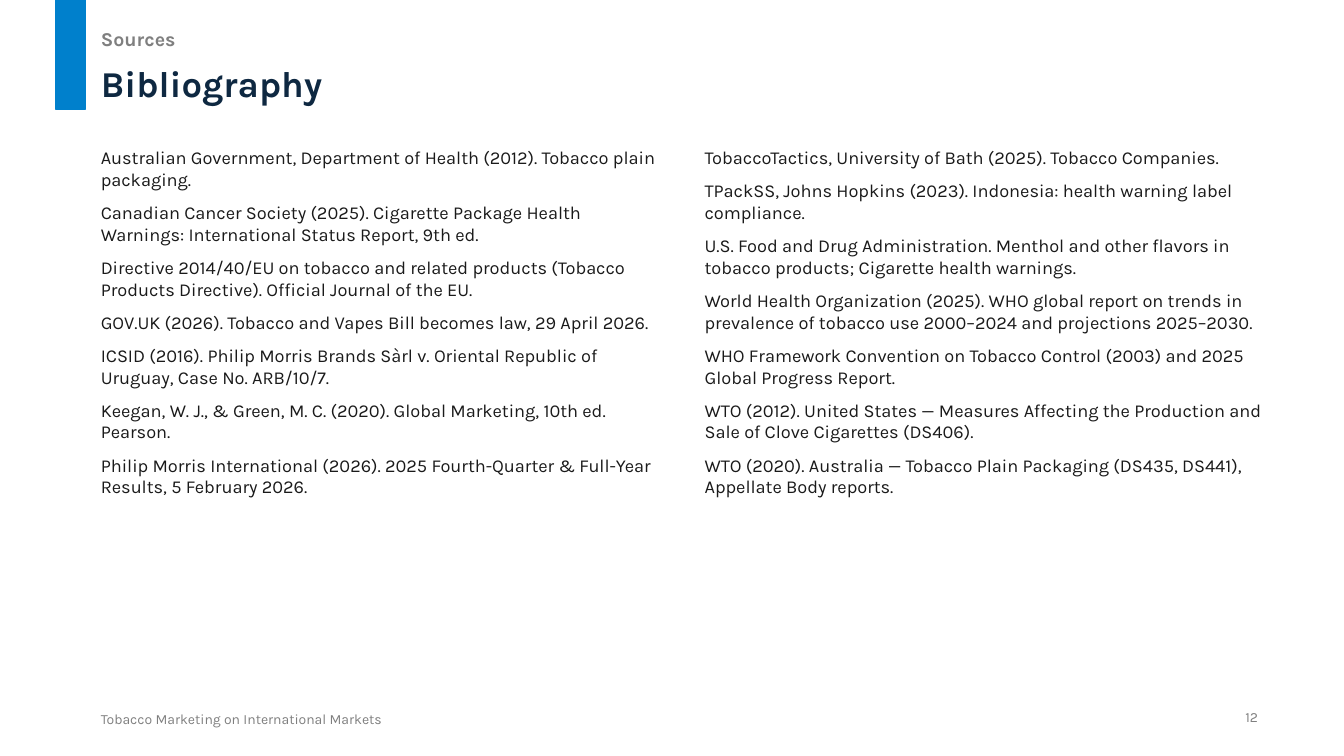
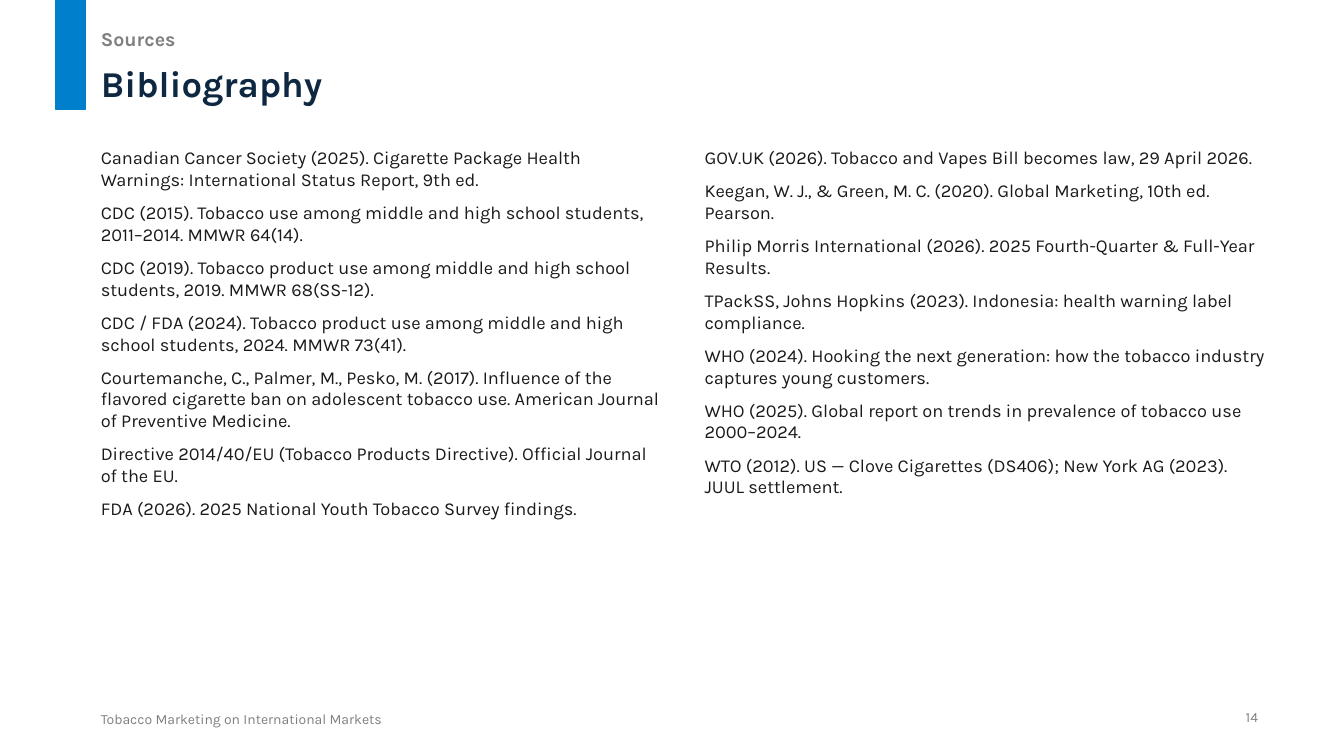
Before and after one commit to untitl333d/-frontend-slides, a slide deck: slide 14 of presentations/tobacco-marketing/Tobacco_Marketing_International_Markets.pptx (slide 12 before the commit). Drawn at 1344x756 pixels with LibreOffice and Linux fonts; fonts in the diff are those of the drawing. Boxes give left, top, right and bottom in pixels: in the first picture for what was removed or moved away, otherwise in the second. Text is boxed around its words. In the diff, an @@ line names an element or a change of style, - is before the commit and + after.

```diff
--- a/presentations/tobacco-marketing/Tobacco_Marketing_International_Markets.pptx
+++ b/presentations/tobacco-marketing/Tobacco_Marketing_International_Markets.pptx
@@ text at box(101, 151, 655, 191): paragraph removed @@
-Australian Government, Department of Health (2012). Tobacco plain packaging.
@@ text at box(705, 151, 1254, 275): text changed @@
-TobaccoTactics, University of Bath (2025). Tobacco Companies.
+GOV.UK (2026). Tobacco and Vapes Bill becomes law, 29 April 2026.
+Keegan, W. J., & Green, M. C. (2020). Global Marketing, 10th ed. Pearson.
+Philip Morris International (2026). 2025 Fourth-Quarter & Full-Year Results.
@@ text at box(101, 206, 659, 520): text changed @@
-Directive 2014/40/EU on tobacco and related products (Tobacco Products Directive). Official Journal of the EU.
-GOV.UK (2026). Tobacco and Vapes Bill becomes law, 29 April 2026.
-ICSID (2016). Philip Morris Brands Sàrl v. Oriental Republic of Uruguay, Case No. ARB/10/7.
-Keegan, W. J., & Green, M. C. (2020). Global Marketing, 10th ed. Pearson.
-Philip Morris International (2026). 2025 Fourth-Quarter & Full-Year Results, 5 February 2026.
+CDC (2015). Tobacco use among middle and high school students, 2011–2014. MMWR 64(14).
+CDC (2019). Tobacco product use among middle and high school students, 2019. MMWR 68(SS-12).
+CDC / FDA (2024). Tobacco product use among middle and high school students, 2024. MMWR 73(41).
+Courtemanche, C., Palmer, M., Pesko, M. (2017). Influence of the flavored cigarette ban on adolescent tobacco use. American Journal of Preventive Medicine.
+Directive 2014/40/EU (Tobacco Products Directive). Official Journal of the EU.
+FDA (2026). 2025 National Youth Tobacco Survey findings.
@@ text at box(705, 349, 1265, 494): text changed @@
-U.S. Food and Drug Administration. Menthol and other flavors in tobacco products; Cigarette health warnings.
-World Health Organization (2025). WHO global report on trends in prevalence of tobacco use 2000–2024 and projections 2025–2030.
-WHO Framework Convention on Tobacco Control (2003) and 2025 Global Progress Report.
-WTO (2012). United States — Measures Affecting the Production and Sale of Clove Cigarettes (DS406).
-WTO (2020). Australia — Tobacco Plain Packaging (DS435, DS441), Appellate Body reports.
+WHO (2024). Hooking the next generation: how the tobacco industry captures young customers.
+WHO (2025). Global report on trends in prevalence of tobacco use 2000–2024.
+WTO (2012). US — Clove Cigarettes (DS406); New York AG (2023). JUUL settlement.
@@ page number at box(1246, 713, 1258, 722): text changed @@
-12
+14
```
Also in this commit, not shown: 5 other slides changed, 8 slides added, 6 slides removed, 2 other files.
